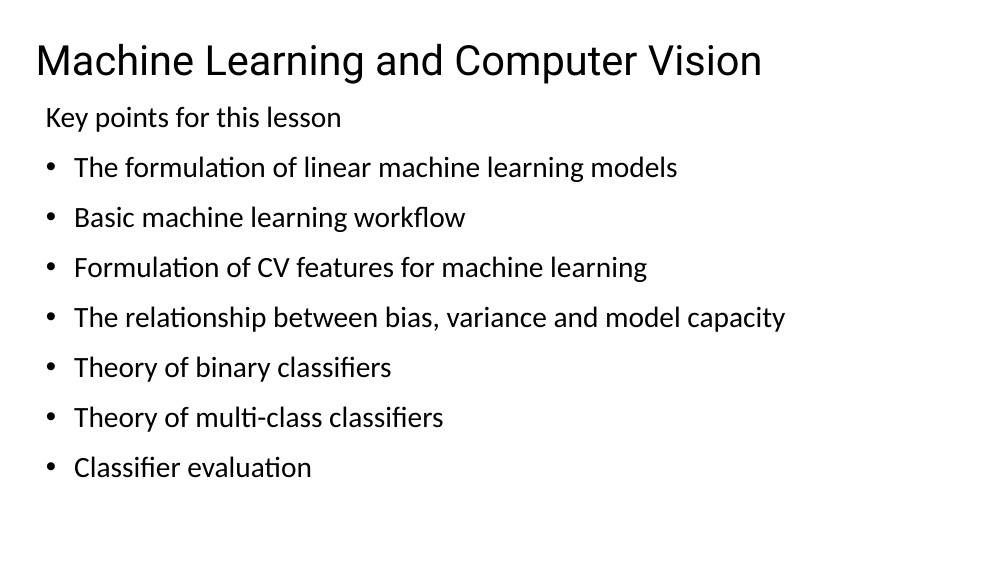
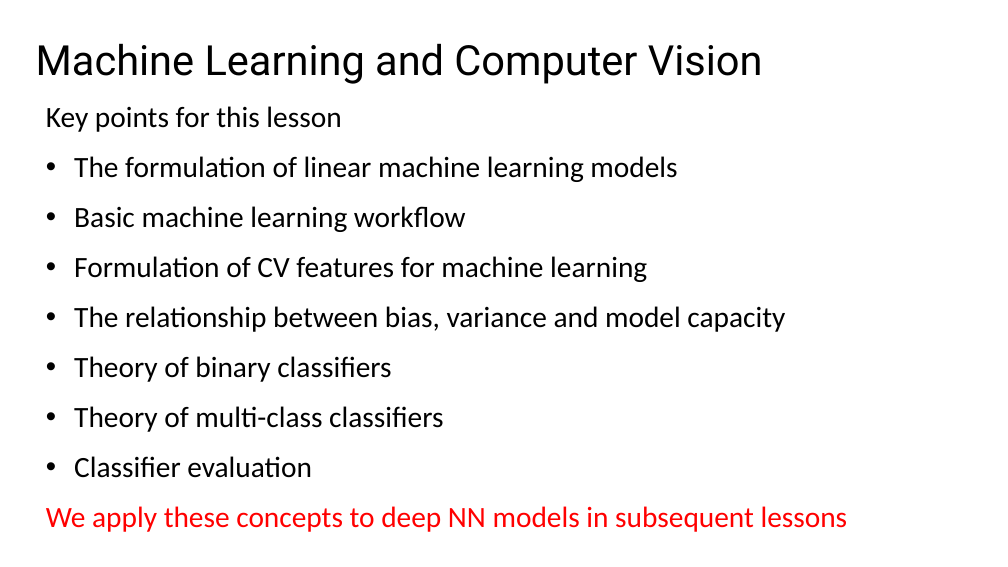
Before and after one commit to StephenElston/CSCI-E25, a slide deck: slide 5 of Slides/4_MachineLearningForCV.pptx (slide 4 before the commit). Drawn at 1008x567 pixels with LibreOffice and Linux fonts; fonts in the diff are those of the drawing. Boxes give left, top, right and bottom in pixels: in the first picture for what was removed or moved away, otherwise in the second. Text is boxed around its words. In the diff, an @@ line names an element or a change of style, - is before the commit and + after.

```diff
--- a/Slides/4_MachineLearningForCV.pptx
+++ b/Slides/4_MachineLearningForCV.pptx
@@ text at (46,506,848,532): paragraph added @@
+We apply these concepts to deep NN models in subsequent lessons
```
Also in this commit, not shown: 2 other slides changed, 1 slide added.
